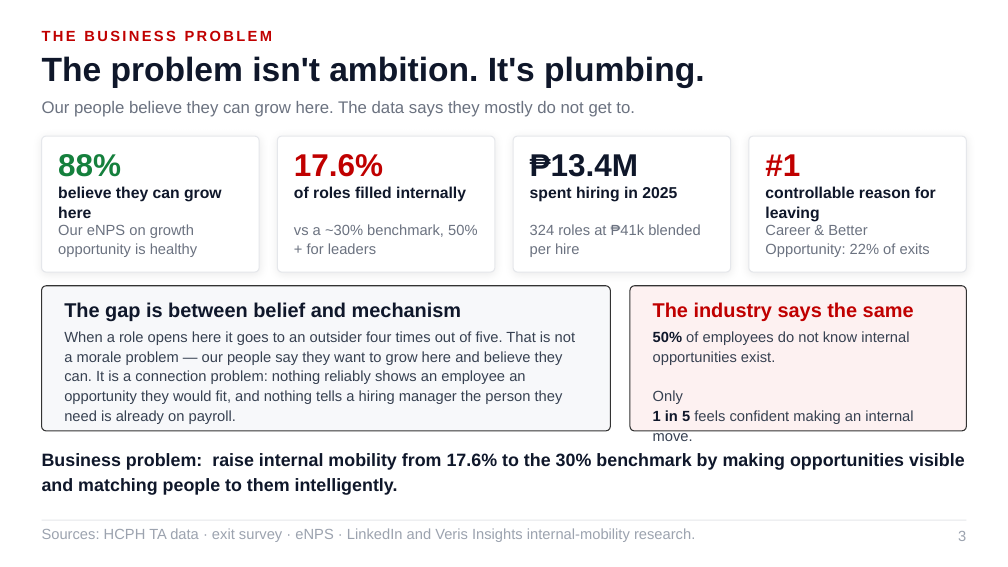
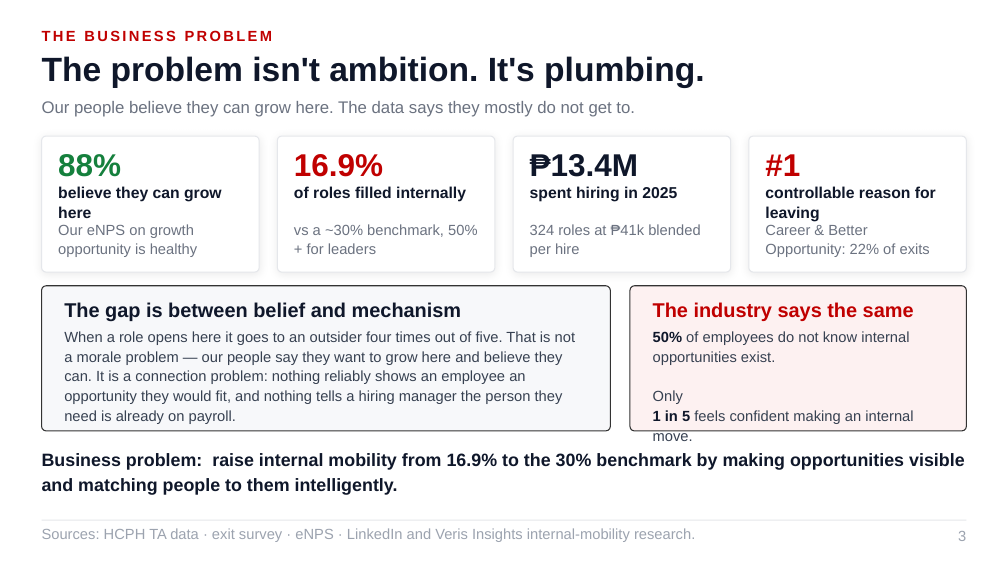
Before and after one commit to Ruffa06/Talent-Marketplace, a slide deck: slide 3 of docs/Growth_Talent_Marketplace_ALP.pptx. Drawn at 1008x567 pixels with LibreOffice and Linux fonts; fonts in the diff are those of the drawing. Boxes give left, top, right and bottom in pixels: in the first picture for what was removed or moved away, otherwise in the second. Text is boxed around its words. In the diff, an @@ line names an element or a change of style, - is before the commit and + after.

```diff
--- a/docs/Growth_Talent_Marketplace_ALP.pptx
+++ b/docs/Growth_Talent_Marketplace_ALP.pptx
@@ text at <box>294,154,383,177</box>: text changed @@
-17.6%
+16.9%
@@ text at <box>42,453,965,495</box>: text changed @@
-Business problem: raise internal mobility from 17.6% to the 30% benchmark by making opportunities visible and matching people to them intelligently.
+Business problem: raise internal mobility from 16.9% to the 30% benchmark by making opportunities visible and matching people to them intelligently.
```
Also in this commit, not shown: 13 other slides changed, 4 other files.
